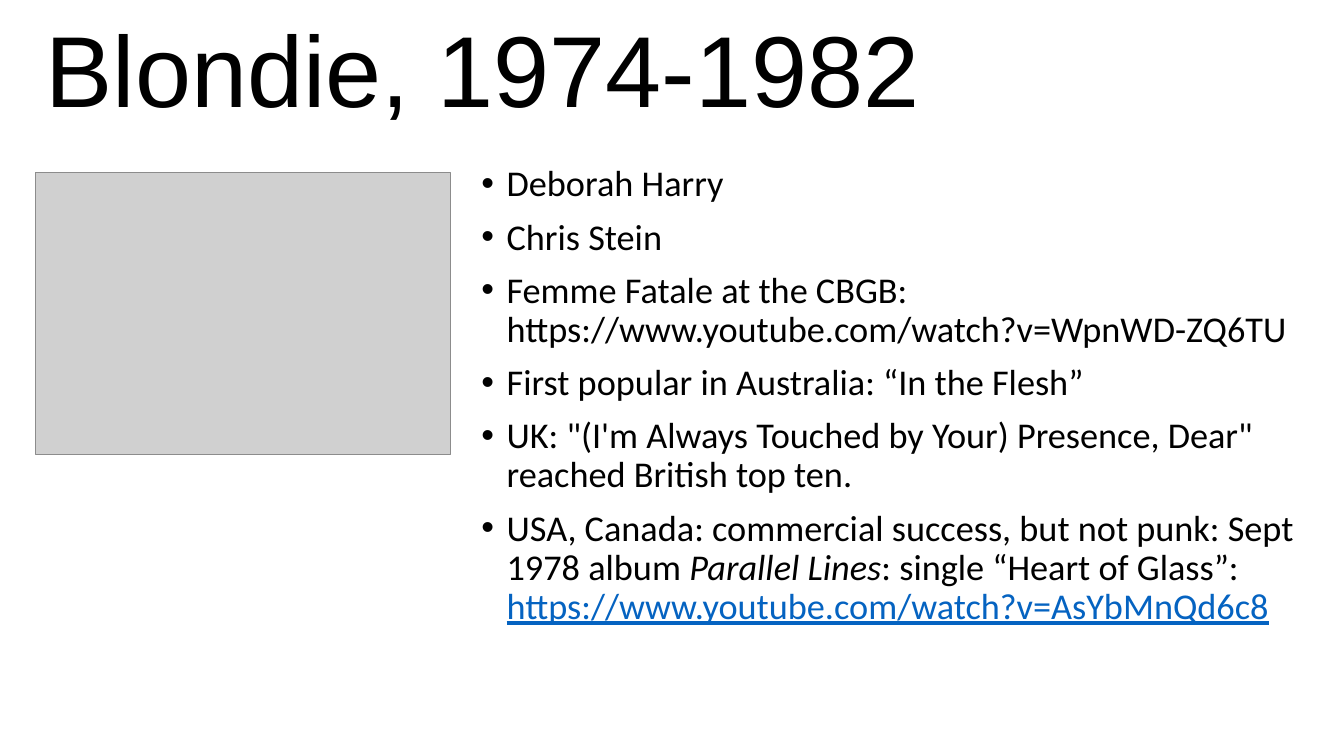
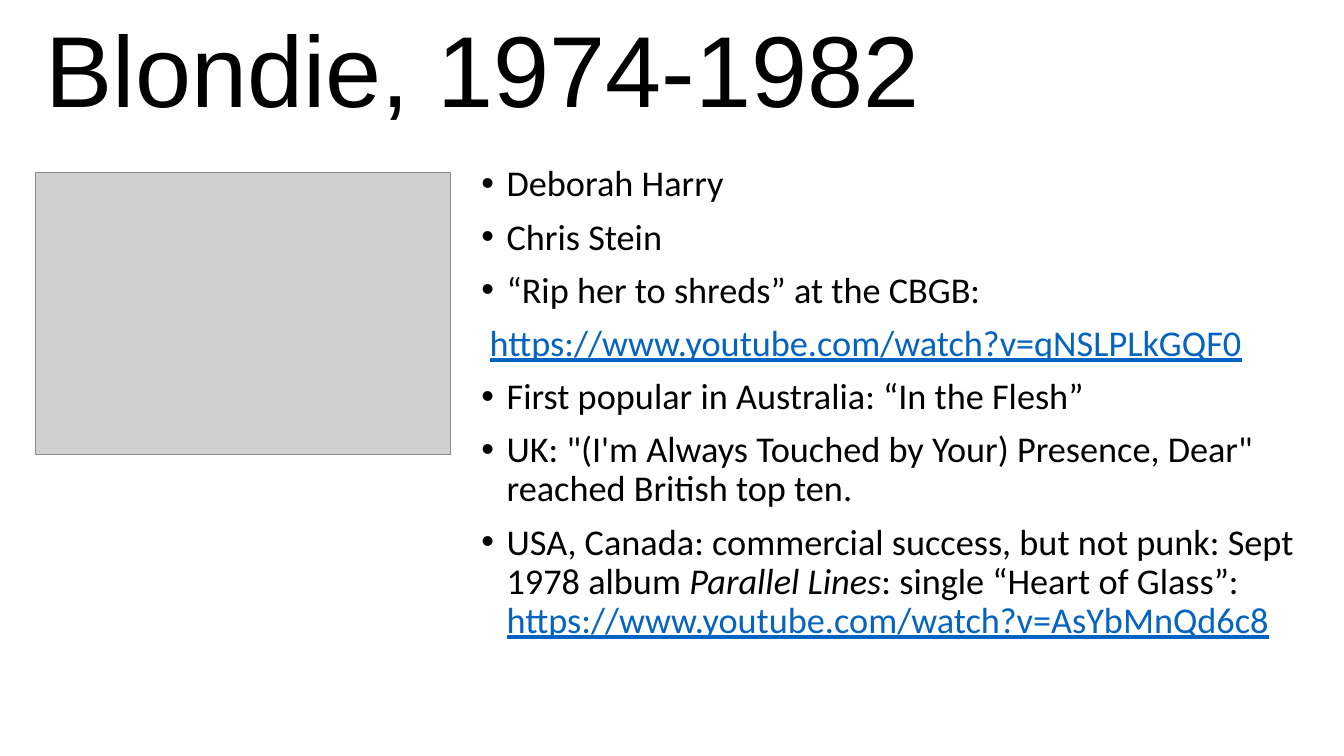
Before and after one commit to mrbaker1917/website, a slide deck: slide 8 of ASMU432/ppts/PunkRock.pptx (slide 7 before the commit). Drawn at 1344x756 pixels with LibreOffice and Linux fonts; fonts in the diff are those of the drawing; grey boxes stand for pictures; background and template pictures are left out. Boxes give left, top, right and bottom in pixels: in the first picture for what was removed or moved away, otherwise in the second. Text is boxed around its words. In the diff, an @@ line names an element or a change of style, - is before the commit and + after.

```diff
--- a/ASMU432/ppts/PunkRock.pptx
+++ b/ASMU432/ppts/PunkRock.pptx
@@ text at (490, 277, 1242, 362): text changed; text colour #000000 to #0563C1 @@
-• Femme Fatale at the CBGB: https://www.youtube.com/watch?v=WpnWD-ZQ6TU
+• “Rip her to shreds” at the CBGB:
+https://www.youtube.com/watch?v=qNSLPLkGQF0
```
Also in this commit, not shown: 2 other slides changed, 1 slide added, 30 other files.
